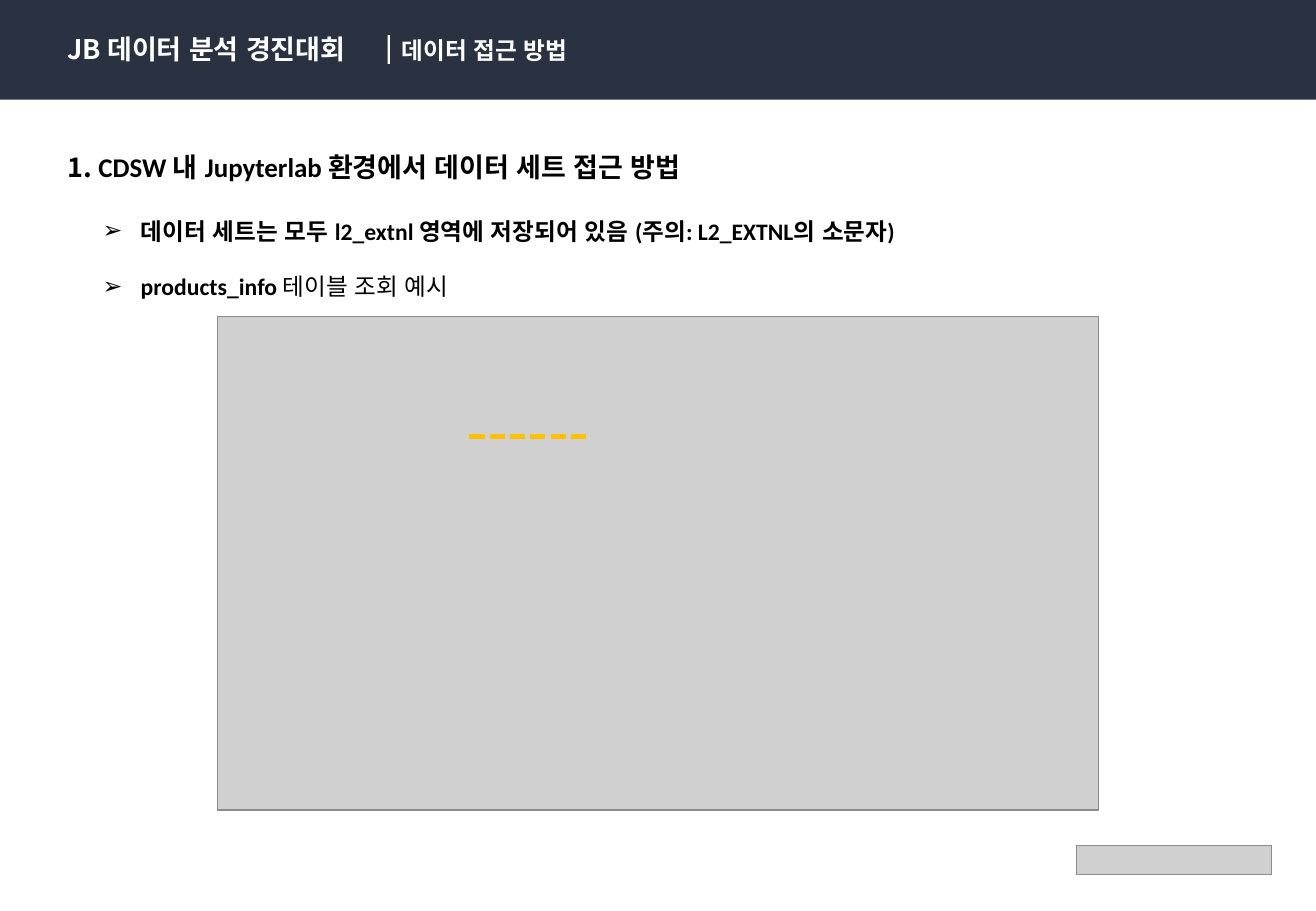
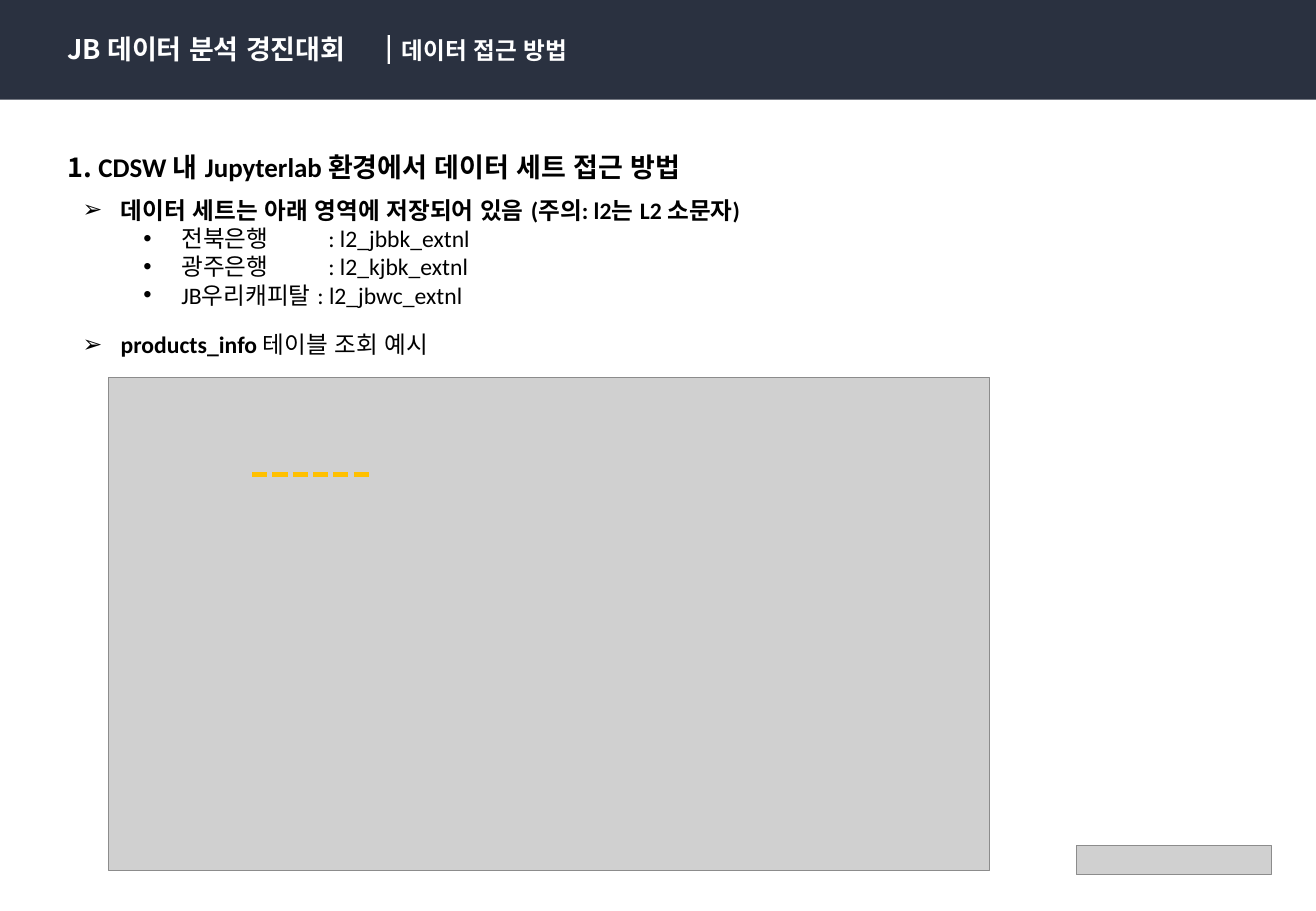
Before and after one commit to JBFG/ds_competition, a slide deck: slide 9 of etc/데이터분석_경진대회_데이터 세트_설명.pptx. Drawn at 1316x911 pixels with LibreOffice and Linux fonts; fonts in the diff are those of the drawing; grey boxes stand for pictures. Boxes give left, top, right and bottom in pixels: in the first picture for what was removed or moved away, otherwise in the second. Text is boxed around its words. In the diff, an @@ line names an element or a change of style, - is before the commit and + after.

```diff
--- a/etc/데이터분석_경진대회_데이터 세트_설명.pptx
+++ b/etc/데이터분석_경진대회_데이터 세트_설명.pptx
@@ text at [121, 199, 740, 308]: text changed; bold off @@
-➢ 데이터 세트는 모두 l2_extnl 영역에 저장되어 있음 (주의: L2_EXTNL의 소문자)
+➢ 데이터 세트는 아래 영역에 저장되어 있음 (주의: l2는 L2 소문자)
+  • 전북은행 : l2_jbbk_extnl
+  • 광주은행 : l2_kjbk_extnl
+  • JB우리캐피탈 : l2_jbwc_extnl
@@ text "products_info 테이블 조회 예시": place and size @@
-text "products_info 테이블 조회 예시" at [141, 275, 449, 299]
+text "products_info 테이블 조회 예시" at [121, 333, 429, 357]
@@ picture: place and size @@
-picture at [218, 317, 1098, 811]
+picture at [109, 378, 990, 871]
@@ line moved from (469, 437) - (591, 437) to (253, 474) - (374, 474) @@
```
